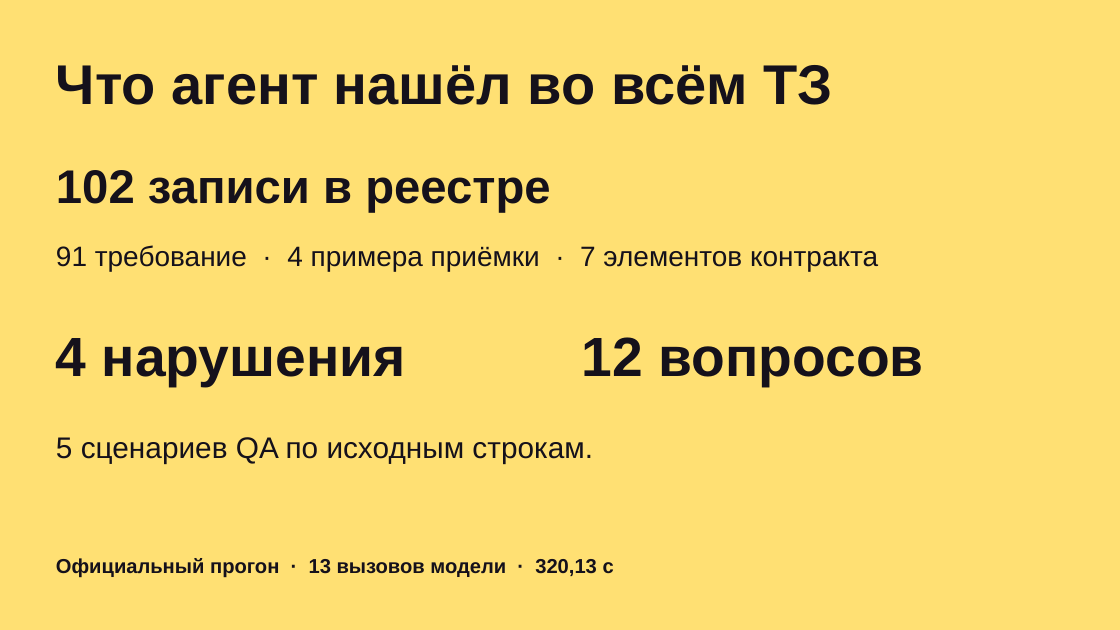
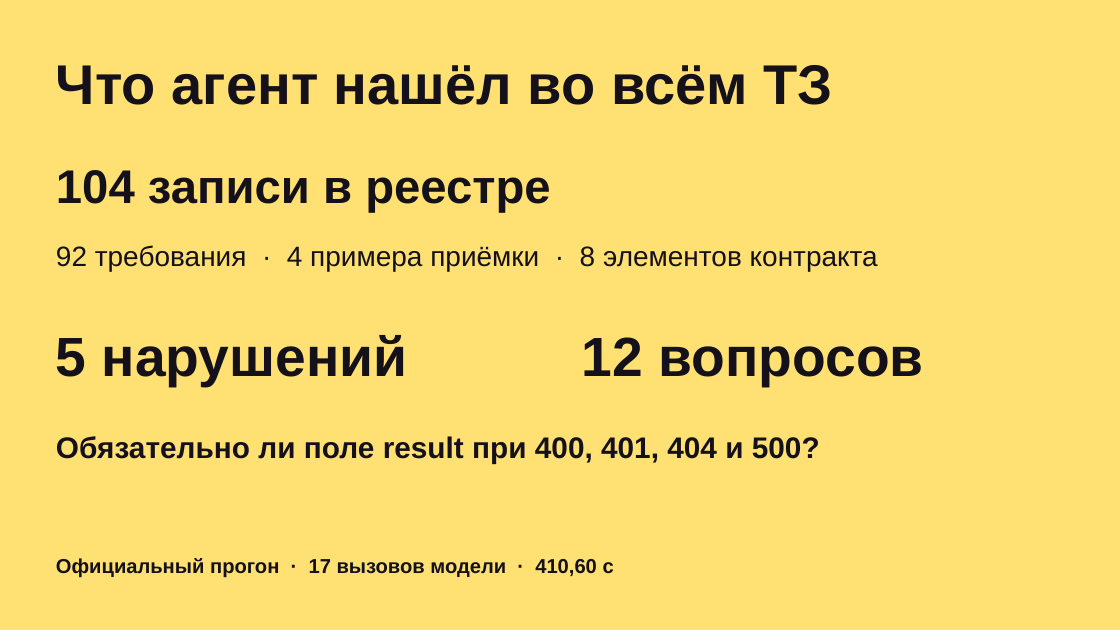
Before and after one commit to gojosatorukz/bcc-requirements-reviewer, a slide deck: slide 6 of presentation/bcc-pitch.pptx. Drawn at 1120x630 pixels with LibreOffice and Linux fonts; fonts in the diff are those of the drawing. Boxes give left, top, right and bottom in pixels: in the first picture for what was removed or moved away, otherwise in the second. Text is boxed around its words. In the diff, an @@ line names an element or a change of style, - is before the commit and + after.

```diff
--- a/presentation/bcc-pitch.pptx
+++ b/presentation/bcc-pitch.pptx
@@ text at (x1=56, y1=170, x2=550, y2=213): text changed @@
-102 записи в реестре
+104 записи в реестре
@@ text at (x1=56, y1=245, x2=878, y2=271): text changed @@
-91 требование · 4 примера приёмки · 7 элементов контракта
+92 требования · 4 примера приёмки · 8 элементов контракта
@@ text at (x1=56, y1=335, x2=407, y2=386): text changed @@
-4 нарушения
+5 нарушений
@@ text at (x1=56, y1=436, x2=820, y2=463): text changed; bold on @@
-5 сценариев QA по исходным строкам.
+Обязательно ли поле result при 400, 401, 404 и 500?
@@ text at (x1=56, y1=558, x2=614, y2=578): text changed @@
-Официальный прогон · 13 вызовов модели · 320,13 с
+Официальный прогон · 17 вызовов модели · 410,60 с
```
Also in this commit, not shown: 3 other slides changed.
